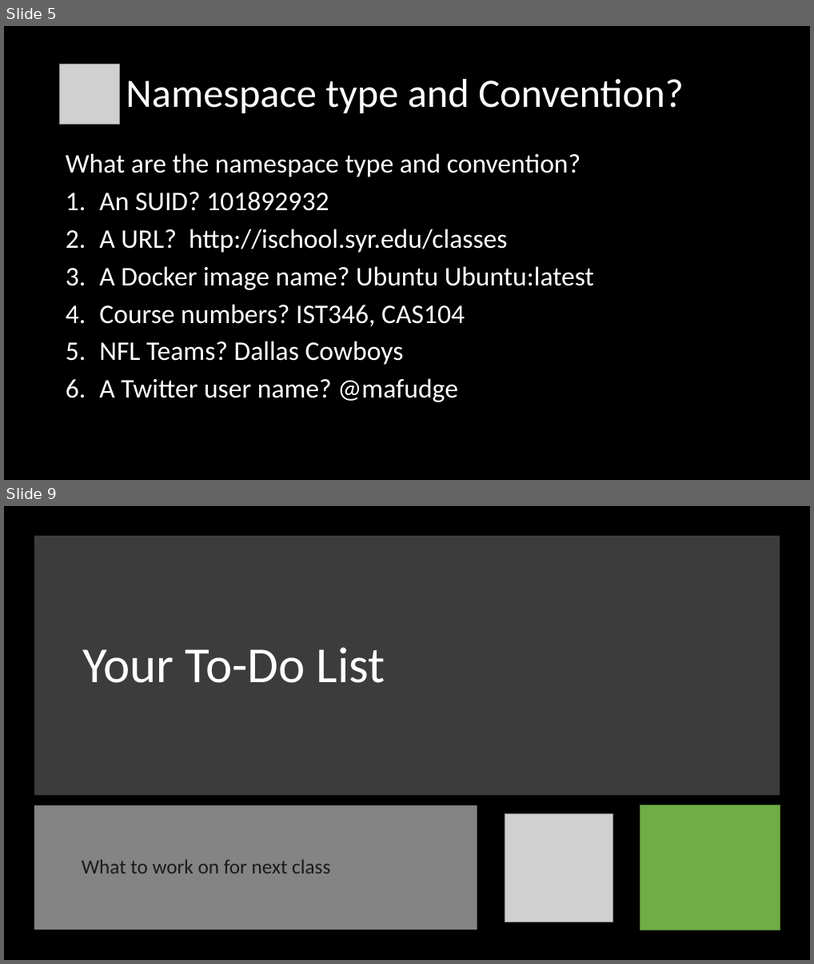
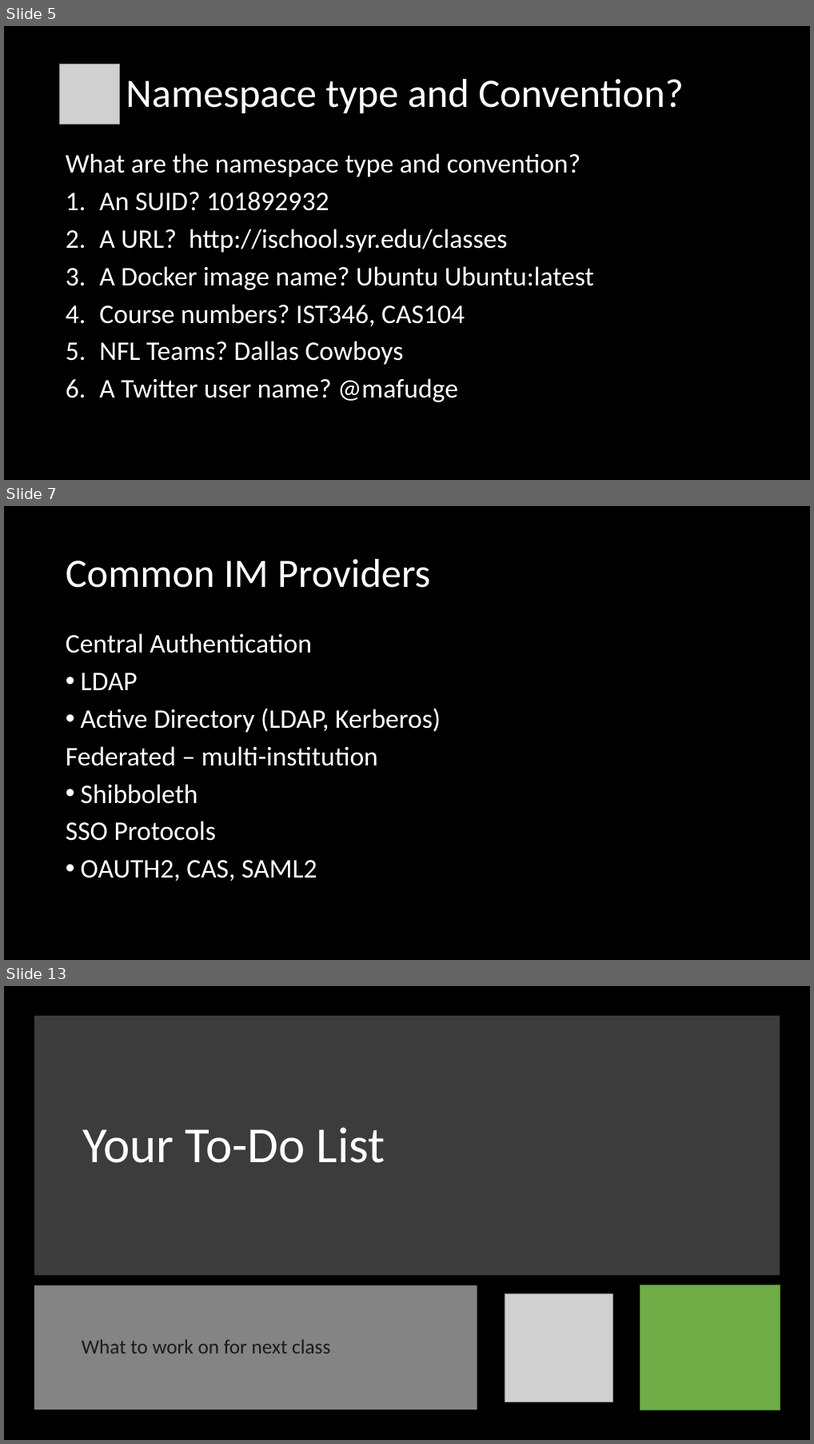
Before and after one commit to orstewar/ist346-content, a slide deck: content/12-namspaces-identity-management.pptx. Shown one above the other, each under a label of ours: slides 5 and 9 before the commit, slides 5, 7 and 13 after it; the slides between them are not shown. The pictures are 814x964 and 814x1444 pixels, drawn with LibreOffice and Linux fonts; fonts in the diff are those of the drawing; grey boxes stand for pictures. Boxes give left, top, right and bottom in pixels: in the first picture for what was removed or moved away, otherwise in the second. Text is boxed around its words. In the diff, an @@ line names an element or a change of style, - is before the commit and + after.

```diff
--- a/content/12-namspaces-identity-management.pptx
+++ b/content/12-namspaces-identity-management.pptx
@@ slide 7 added at box(4, 506, 810, 960), background #000000 @@
@@ title added at box(66, 559, 430, 588), 48 pt, text #FFFFFF @@
+Common IM Providers
@@ text added at box(66, 633, 441, 880), 32 pt, text #FFFFFF @@
+Central Authentication
+• LDAP
+• Active Directory (LDAP, Kerberos)
+Federated – multi-institution
+• Shibboleth
+SSO Protocols
+• OAUTH2, CAS, SAML2
@@ what was slide 9 is now slide 13 @@
```
Also in this commit, not shown: 3 slides changed, 3 other slides added, 2 other files.
